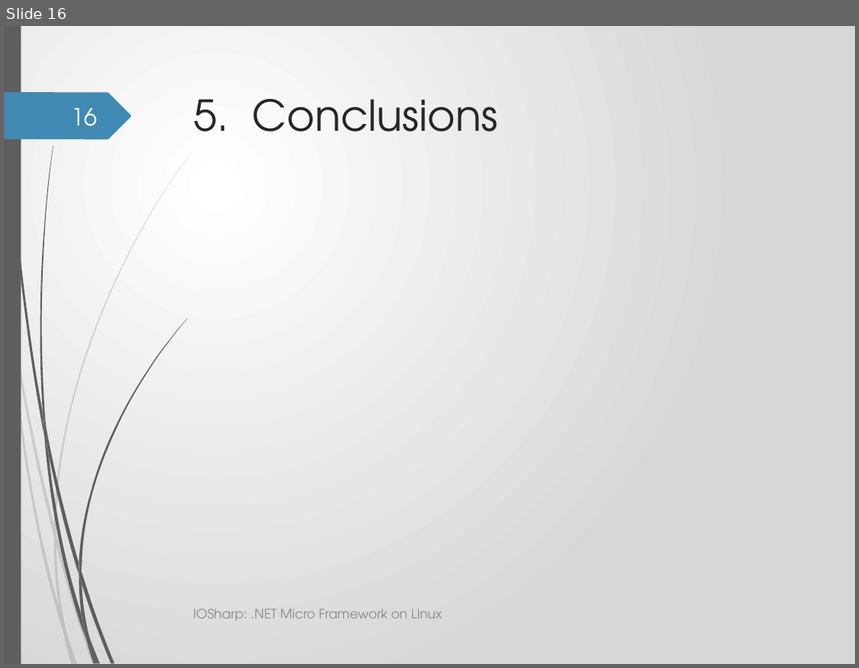
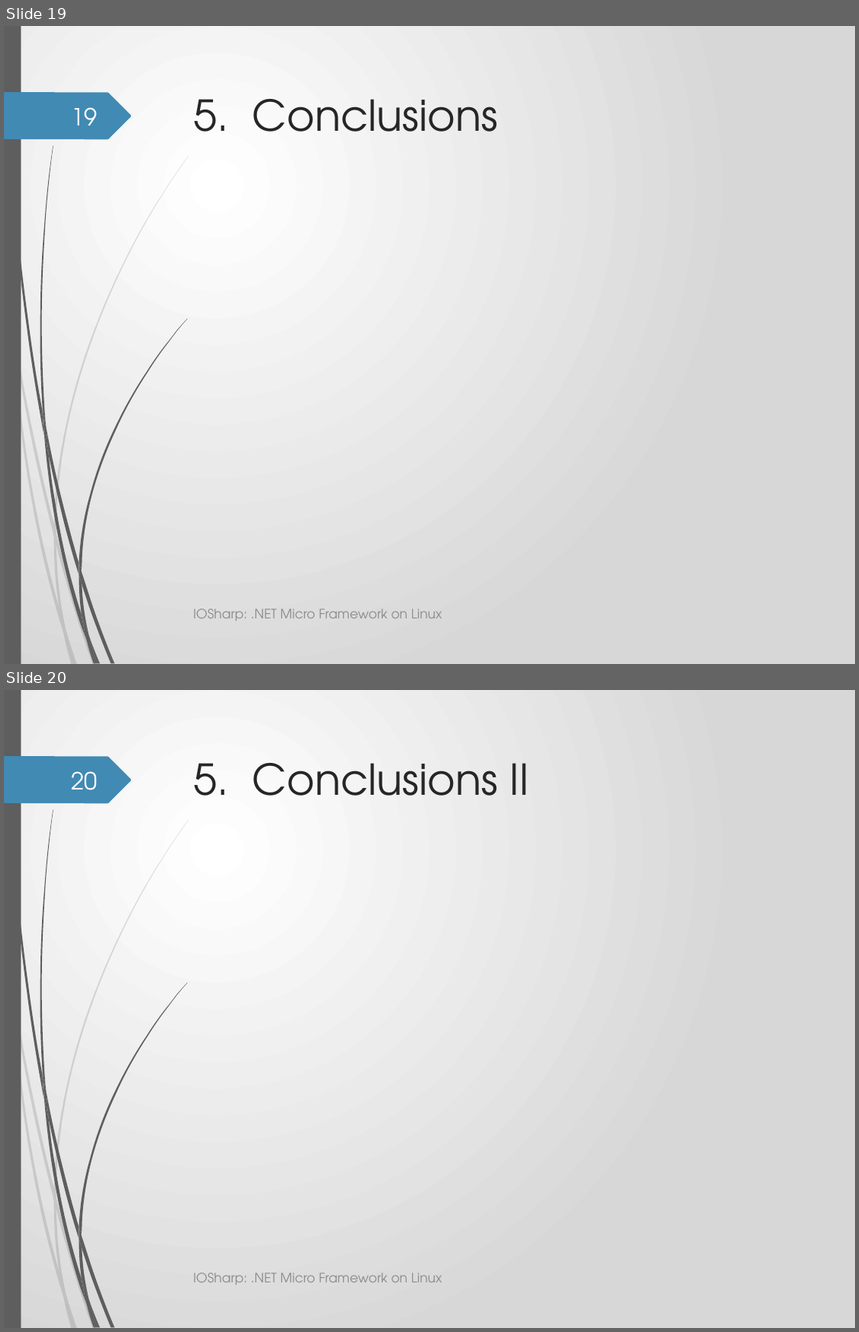
Before and after one commit to GerardSoleCa/BachelorThesisMisc, a slide deck: ThesisDoc/IOSharp.pptx. Shown one above the other, each under a label of ours: slide 16 before the commit, slides 19 and 20 after it. The pictures are 859x668 and 859x1332 pixels, drawn with LibreOffice and Linux fonts; fonts in the diff are those of the drawing; background and template pictures are left out. Boxes give left, top, right and bottom in pixels: in the first picture for what was removed or moved away, otherwise in the second. Text is boxed around its words. In the diff, an @@ line names an element or a change of style, - is before the commit and + after.

```diff
--- a/ThesisDoc/IOSharp.pptx
+++ b/ThesisDoc/IOSharp.pptx
@@ slide 20 added at box(4, 690, 855, 1328), background gradient #FFFFFF to #D7D7D7; not listed: 24 template elements that a slide beside it also shows @@
@@ page number added at box(72, 771, 97, 790), 20 pt, text #FEFFFF @@
+20
@@ title added at box(193, 763, 529, 796), 36 pt, text #262626 @@
+5. Conclusions II
@@ text added at box(193, 1273, 442, 1285), 11 pt, text #8C8C8C @@
+IOSharp: .NET Micro Framework on Linux
@@ what was slide 16 is now slide 19 @@
@@ page number at box(72, 107, 97, 126): text changed @@
-16
+19
```
Also in this commit, not shown: 9 slides changed, 3 other slides added, 5 other files.
